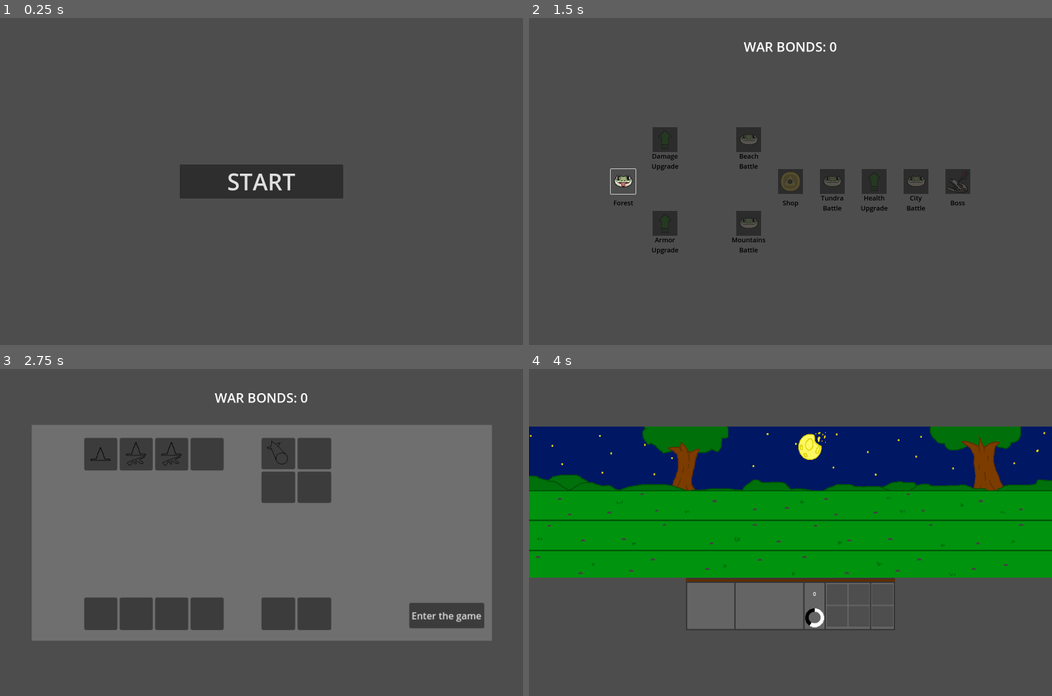
Above: before the commit, frames 1-4 (two rows, left to right).
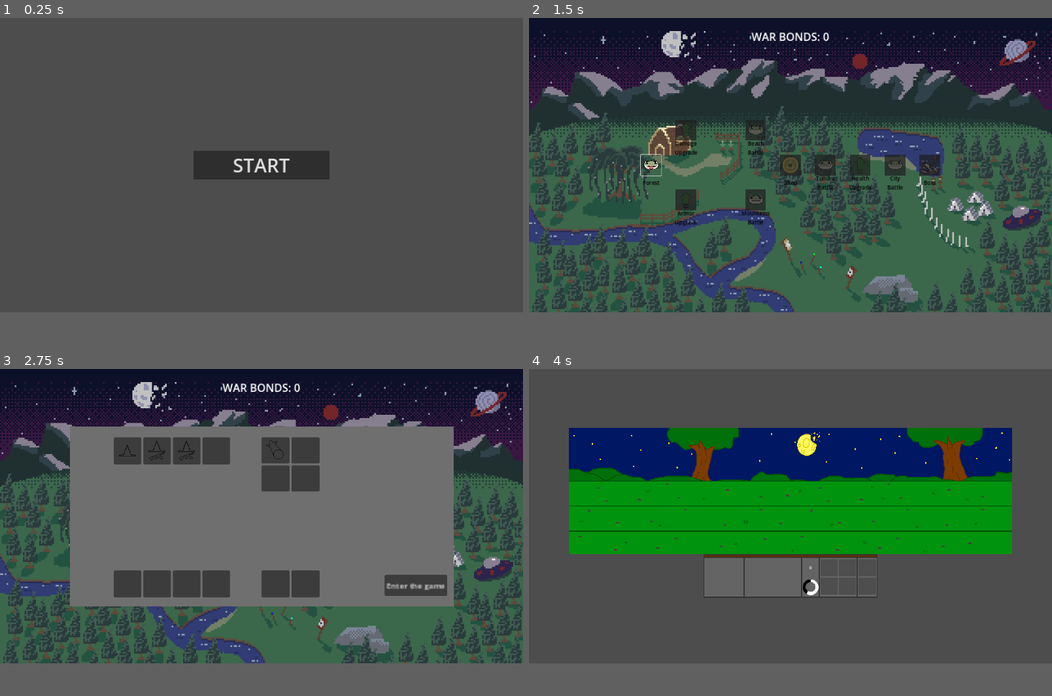
Above: after the commit, the same moments.

Repository: SammyCadian/wizards-who-hate-lizards
Game: Godot game, scene res://game.tscn
Two runs of this game, one before a commit and one after it. Both use one fixed random seed, a clock stepped at 60 frames per second and the inputs below. The engine's default icon, where the game draws it, is replaced by a stand-in: a white triangle on a blue panel in a dark square.
Inputs (mouse positions are in pixels of both pictures, inside the frame that each line leads up to; where the layout moved, square brackets give the same spot in the first picture):
- Up to frame 1 (0.25 s): no input
- Up to frame 2 (1.5 s): click "START" at 0.5 s; click (649, 181) [623, 181] at 1.25 s
- Up to frame 3 (2.75 s): tap Enter at 2 s; move the mouse to (376, 516) at 2.02 s; click (376, 516) at 2.1 s
- Up to frame 4 (4 s): click "Enter the game" at 2.75 s; tap Space at 3.5 s; move the mouse to (790, 506) at 3.52 s; click (790, 506) at 3.6 s
In our replay, the window is 800x500 before the commit and 800x450 after it. These sizes can differ from the game's own. Grey fills any space a smaller window leaves; there, only what the larger window draws over its background counts as a difference.

The runs differ from the first frame. In frame 1, 3.3% of the frame differs, in the area x 34-66%, y 40-56%; in frame 2, 79%, in the area x 0-100%, y 0-90%; in frame 3, 52%; in frame 4, 23%.

Commit message:
Added node map art into scene

Diff:
--- a/Scenes/UI/map.tscn
+++ b/Scenes/UI/map.tscn
@@ -1,7 +1,7 @@
 [gd_scene load_steps=3 format=3 uid="uid://dsl6gtr1e6wls"]
 
-[ext_resource type="Texture2D" uid="uid://1hyfmby6yd5s" path="res://icon.svg" id="1_k3vwj"]
 [ext_resource type="Script" path="res://Scenes/UI/map.gd" id="1_yijh4"]
+[ext_resource type="Texture2D" uid="uid://ddngoex8hpksj" path="res://Sprites/UI/NodeMapBackground.png" id="2_2hlxw"]
 
 [node name="Map" type="Node2D"]
 script = ExtResource("1_yijh4")
@@ -9,9 +9,7 @@
 [node name="Camera2D" type="Camera2D" parent="."]
 
 [node name="Background" type="Sprite2D" parent="."]
-visible = false
-scale = Vector2(10, 6)
-texture = ExtResource("1_k3vwj")
+texture = ExtResource("2_2hlxw")
 
 [node name="node0" type="Marker2D" parent="."]
 position = Vector2(-512, 0)
@@ -44,9 +42,9 @@
 
 [node name="WarBonds" type="Label" parent="."]
 offset_left = -168.0
-offset_top = -488.0
+offset_top = -548.0
 offset_right = 168.0
-offset_bottom = -336.0
+offset_bottom = -396.0
 theme_override_font_sizes/font_size = 40
 text = "WAR BONDS: 0"
 horizontal_alignment = 1
--- a/project.godot
+++ b/project.godot
@@ -21,8 +21,9 @@
 
 [display]
 
-window/size/viewport_width=1600
-window/size/viewport_height=1000
+window/size/viewport_width=1920
+window/size/viewport_height=1080
+window/stretch/mode="canvas_items"
 
 [input]
 
Binary file added: Sprites/UI/NodeMapBackground.png
Not shown, added: Sprites/UI/NodeMapBackground.png.import
